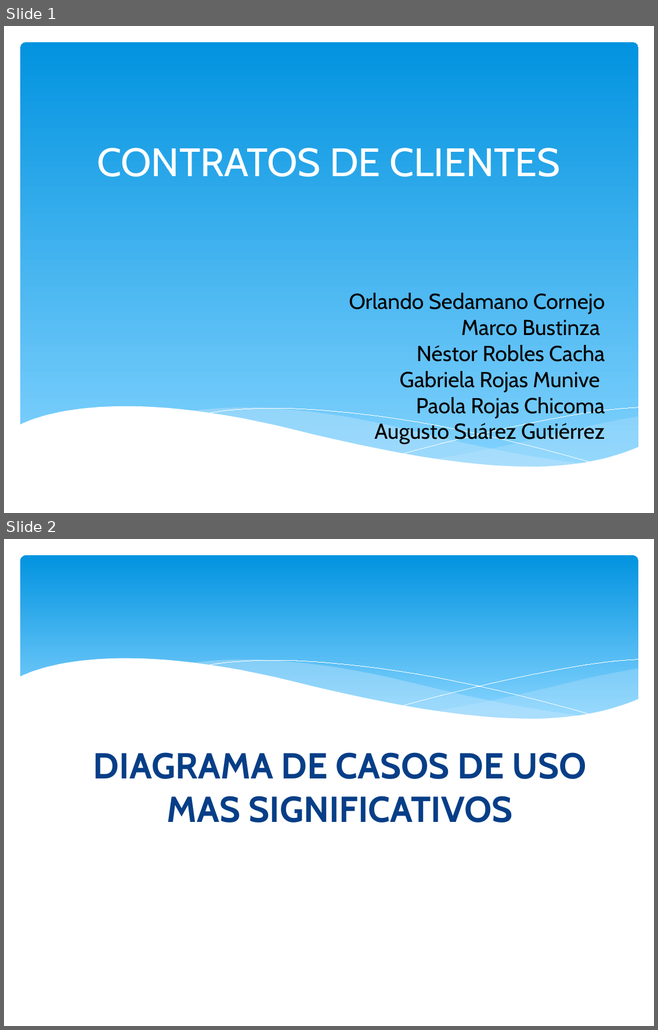
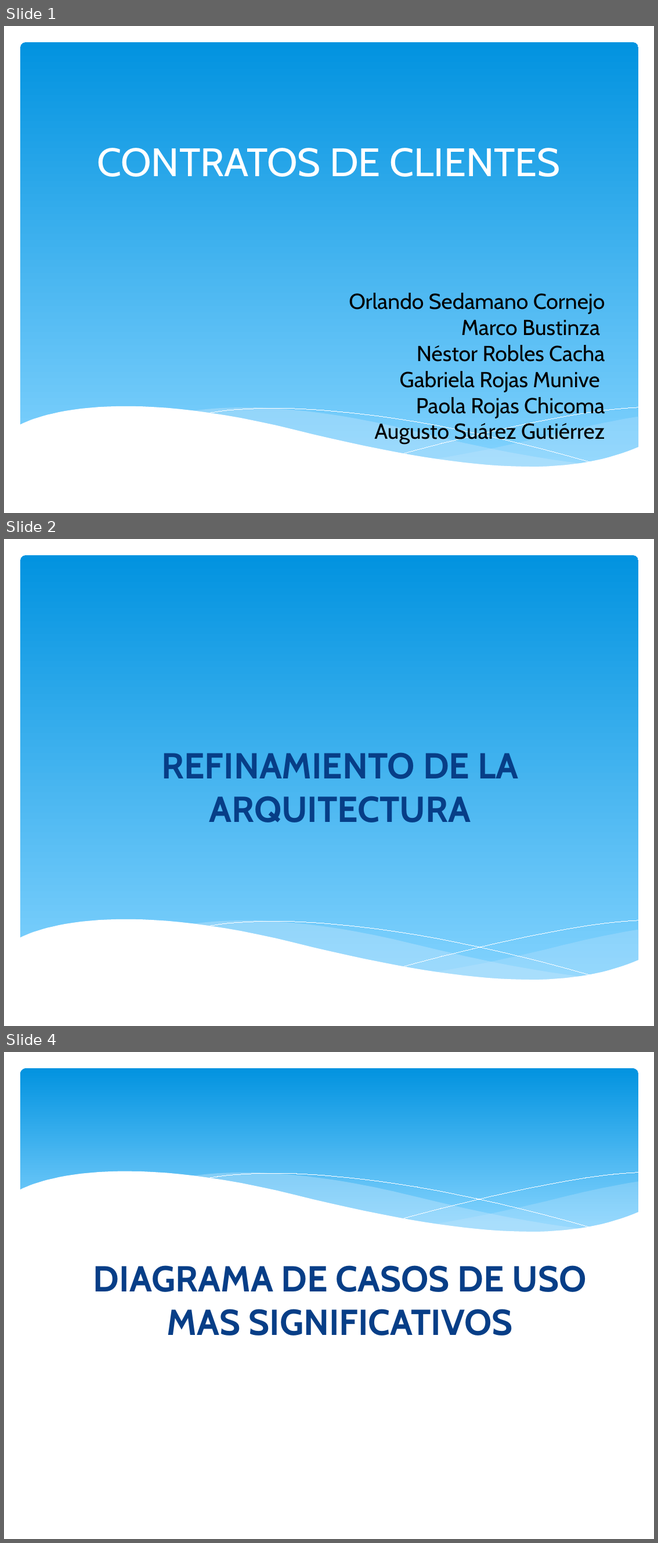
Before and after one commit to orlysemperfi/tp3-contratos-clientes, a slide deck: ITERACION 5/SUBITERACION 2/PRESENTACION01/PPT TP3 PRES02.pptx. Shown one above the other, each under a label of ours: slides 1 and 2 before the commit, slides 1, 2 and 4 after it; the slides between them are not shown. The pictures are 658x1030 and 658x1543 pixels, drawn with LibreOffice and Linux fonts; fonts in the diff are those of the drawing. Boxes give left, top, right and bottom in pixels: in the first picture for what was removed or moved away, otherwise in the second. Text is boxed around its words. In the diff, an @@ line names an element or a change of style, - is before the commit and + after.

```diff
--- a/ITERACION 5/SUBITERACION 2/PRESENTACION01/PPT TP3 PRES02.pptx
+++ b/ITERACION 5/SUBITERACION 2/PRESENTACION01/PPT TP3 PRES02.pptx
@@ slide 2 added at bbox=[4, 539, 654, 1026], background #FFFFFF; not listed: 6 template elements that a slide beside it also shows @@
@@ title added at bbox=[162, 752, 518, 823], 40 pt, text #073E87, bold @@
+REFINAMIENTO DE LA ARQUITECTURA
@@ what was slide 2 is now slide 4 @@
```
Also in this commit, not shown: 1 other slide added, 1 other file.
